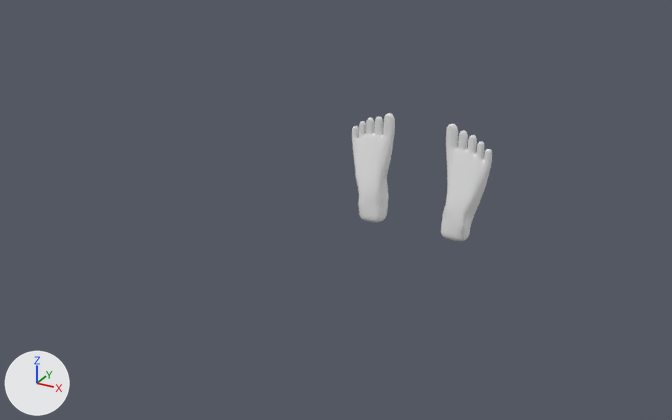
What one commit did to the Blender file examples/blender/animations/20200301_human/human.blend.
The view is the same before and after, from a camera (50 mm lens) standing at (15.5, -31.3, 13.3) and looking at (-0.5, -2.1, -1.3). Arrows for +X, +Y and +Z are at lower left; the lights stay in place.

Objects in the first picture: 'Left foot', 'Right foot'.
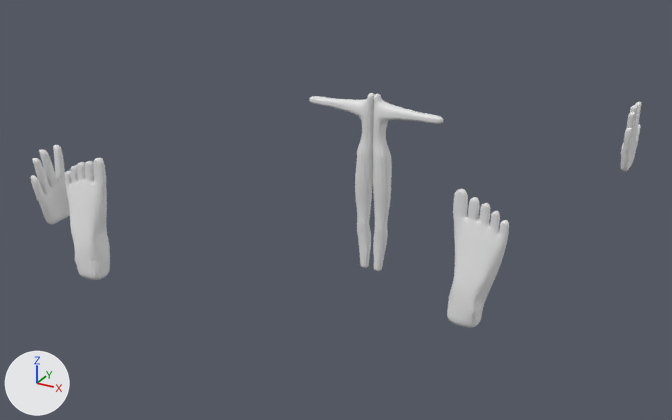
Commit message: Blender: add body mesh

What differs and where, as boxes [x1, y1, x2, y2] in the pictures (672 x 420 px):
```json
{"object": "Right foot", "change": "moved", "before": [441, 124, 492, 241], "after": [447, 189, 509, 328]}
{"object": "Left foot", "change": "moved", "before": [352, 113, 395, 222], "after": [64, 158, 110, 280]}
{"object": "Body", "change": "added", "after": [309, 93, 443, 271]}
{"object": "Right hand", "change": "shown", "after": [30, 145, 70, 224]}
{"object": "Left hand", "change": "shown", "after": [621, 102, 641, 171]}
```

The change, as JSON lines over the scene's bpy script:
```json
{"op": "add", "block": "me_cube_005", "code": ["me_cube_005 = bpy.data.meshes.new('Cube.005')", "me_cube_005.from_pydata(...)  # 114 vertices, 112 faces; spans x -0.01..2.93, y -0.39..0.54, z -4.68..2.96"]}
{"op": "set", "path": "ob_left_hand.location", "old": "(1.82, 0.39, 1.48)", "new": "(8.79, 6.41, 1.48)"}
{"op": "remove", "block": "ob_left_hand", "code": "ob_left_hand.hide_set(True)"}
{"op": "set", "path": "ob_right_hand.location", "old": "(-2.35, 0.39, 1.48)", "new": "(-8.17, -8.77, 1.48)"}
{"op": "remove", "block": "ob_right_hand", "code": "ob_right_hand.hide_set(True)"}
{"op": "set", "path": "ob_left_foot.location", "old": "(0.0, 0.0, 0.0)", "new": "(-6.49, -9.16, 0.0)"}
{"op": "set", "path": "ob_right_foot.location", "old": "(4.0, 0.0, 0.0)", "new": "(6.69, -5.85, 0.0)"}
{"op": "add", "block": "ob_body", "code": ["ob_body = bpy.data.objects.new('Body', me_cube_005)", "ob_body.location = (0.0, 0.0, 0.0)", "_m = ob_body.modifiers.new('Mirror', 'MIRROR')", "_m = ob_body.modifiers.new('Subdivision', 'SUBSURF')"]}
```
